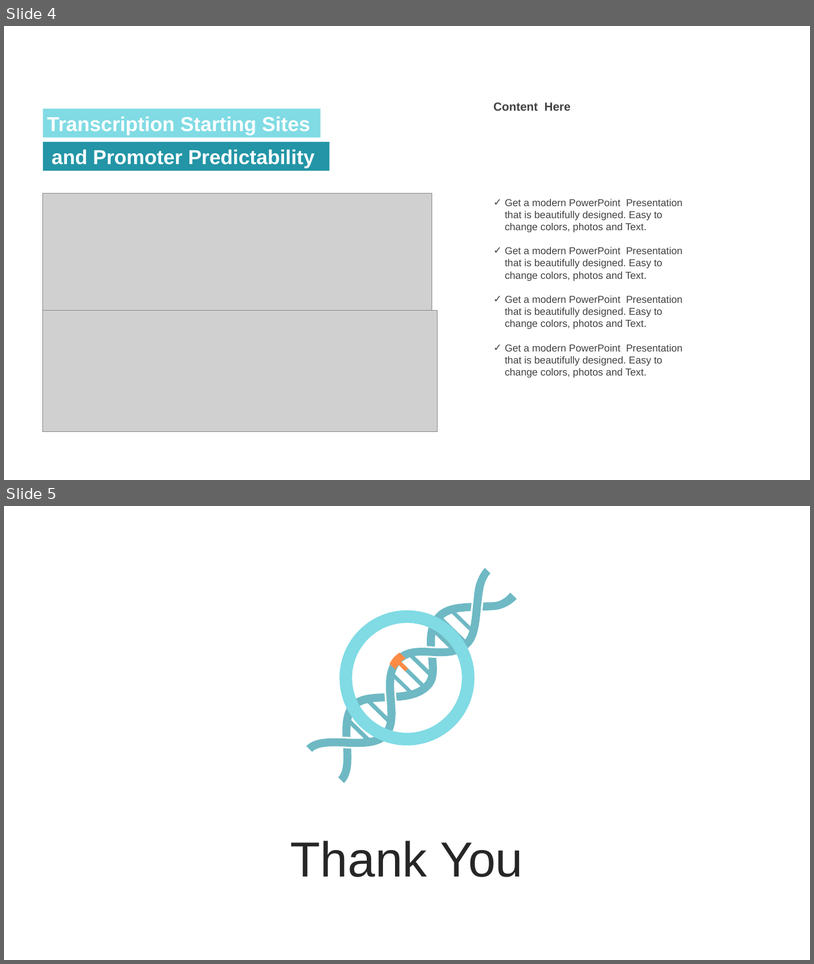
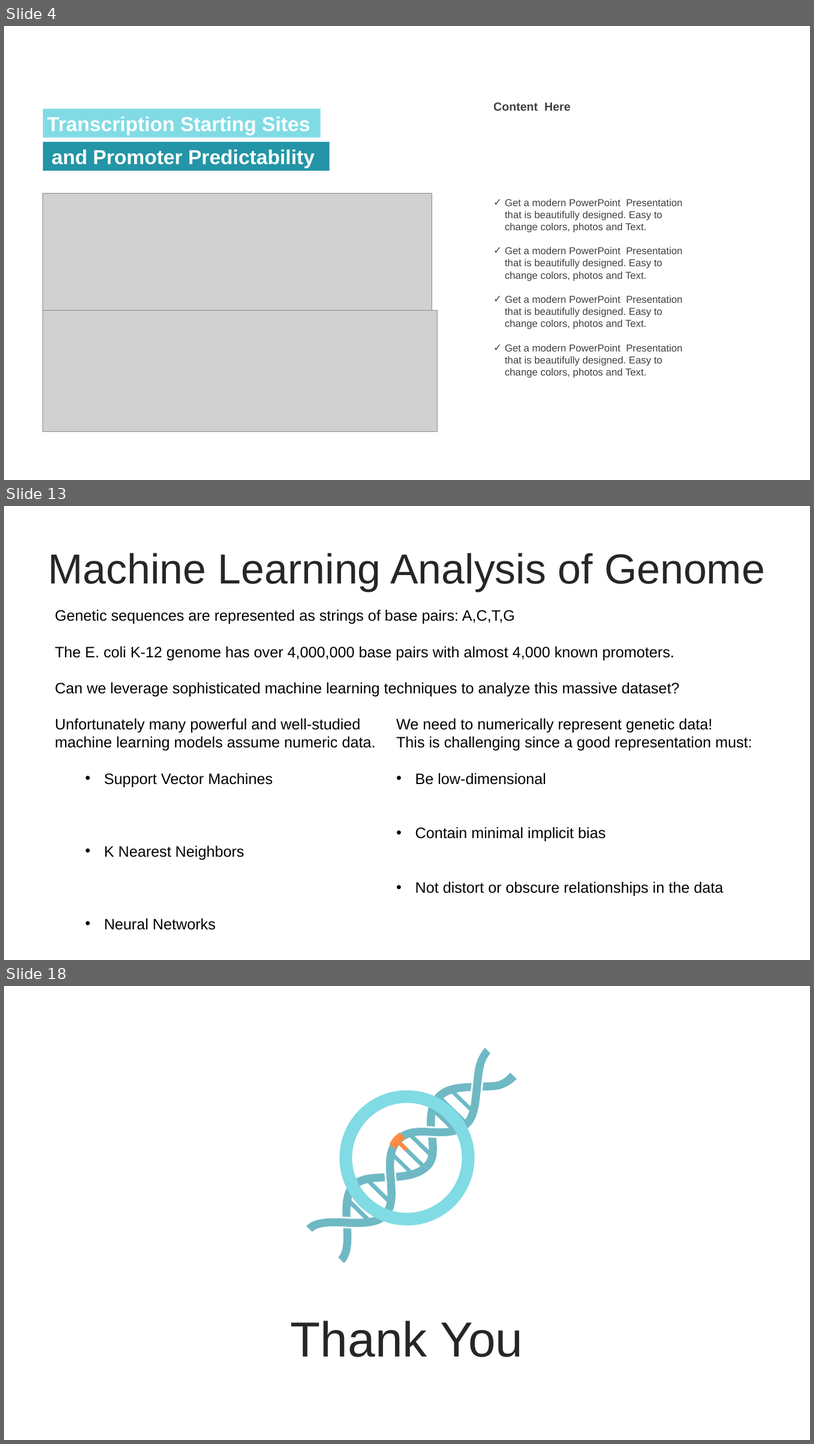
Before and after one commit to jokesire/CSCI4314_FinalProject, a slide deck: Presentation1.pptx. Shown one above the other, each under a label of ours: slides 4 and 5 before the commit, slides 4, 13 and 18 after it; the slides between them are not shown. The pictures are 814x964 and 814x1444 pixels, drawn with LibreOffice and Linux fonts; fonts in the diff are those of the drawing; grey boxes stand for pictures. Boxes give left, top, right and bottom in pixels: in the first picture for what was removed or moved away, otherwise in the second. Text is boxed around its words. In the diff, an @@ line names an element or a change of style, - is before the commit and + after.

```diff
--- a/Presentation1.pptx
+++ b/Presentation1.pptx
@@ slide 13 added at bbox=[4, 506, 810, 960], background #FFFFFF @@
@@ text added at bbox=[48, 553, 765, 592], 50 pt, text #262626 @@
+Machine Learning Analysis of Genome
@@ text added at bbox=[55, 609, 680, 697], 18 pt, text #000000 @@
+Genetic sequences are represented as strings of base pairs: A,C,T,G
+The E. coli K-12 genome has over 4,000,000 base pairs with almost 4,000 known promoters.
+Can we leverage sophisticated machine learning techniques to analyze this massive dataset?
@@ text added at bbox=[55, 718, 376, 930], 18 pt, text #000000 @@
+Unfortunately many powerful and well-studied machine learning models assume numeric data.
+  • Support Vector Machines
+  • K Nearest Neighbors
+  • Neural Networks
@@ text added at bbox=[396, 718, 753, 896], 18 pt, text #000000 @@
+We need to numerically represent genetic data!
+This is challenging since a good representation must:
+• Be low-dimensional
+• Contain minimal implicit bias
+• Not distort or obscure relationships in the data
@@ what was slide 5 is now slide 18 @@
```
Also in this commit, not shown: 12 other slides added, 7 other files.
